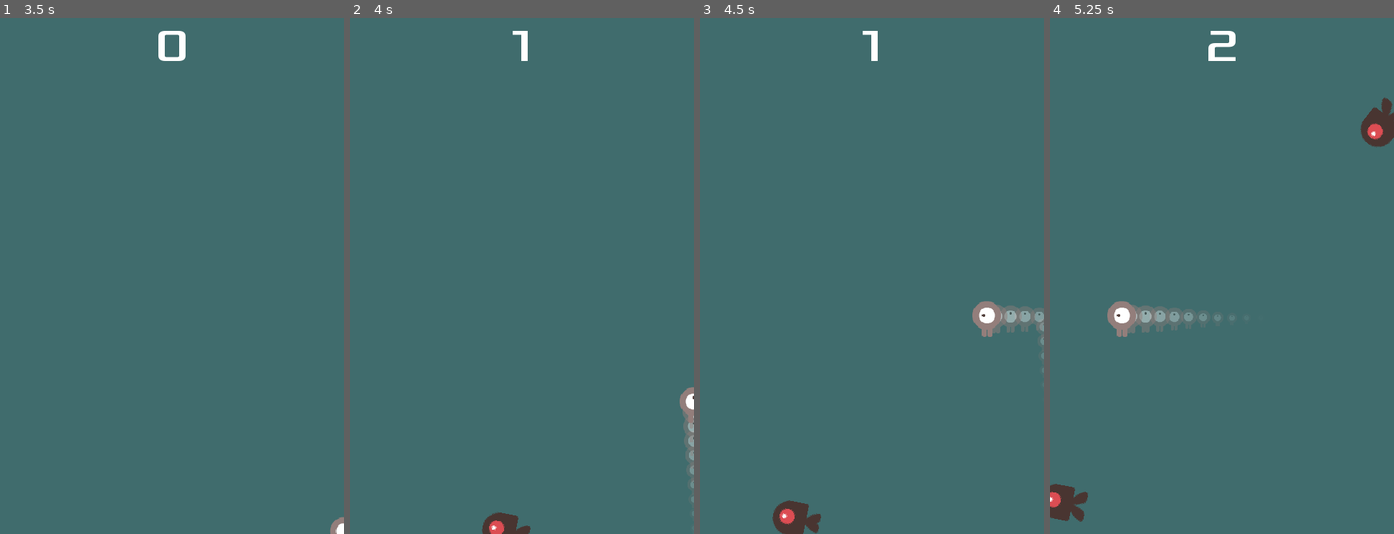
Above: before the commit, frames 1-4 (left to right).
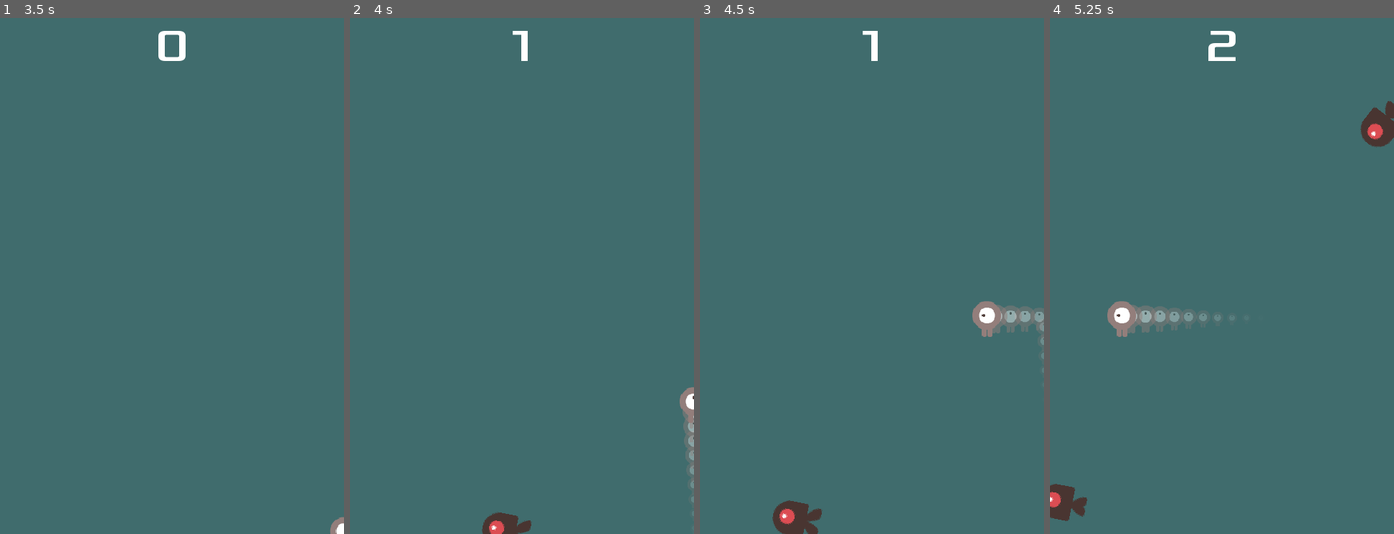
Above: after the commit, the same moments.

Repository: kidscancode/Godot3_dodge
Game: Godot game, scene res://Main.tscn
Two runs of this game, one before a commit and one after it. Both use one fixed random seed, a clock stepped at 60 frames per second and the inputs below.
Inputs:
- Up to frame 1 (3.5 s): click "Start" at 0.5 s; tap Enter at 1.25 s; hold Right (ui_right) 1.28-2.03 s; hold Down (ui_down) 2.03-2.78 s; hold Right (ui_right) from 2.78 s (still down)
- Up to frame 2 (4 s): tap Space at 3.5 s; release Right (ui_right) at 3.53 s; hold Up (ui_up) from 3.53 s (still down)
- Up to frame 3 (4.5 s): release Up (ui_up) at 4.28 s; hold Left (ui_left) from 4.28 s (still down)
- Up to frame 4 (5.25 s): keep holding Left (ui_left)

Frame 1 is identical in both runs. In frame 2, less than 0.1% of the frame differs, in the area x 48-53%, y 97-100%; in frame 3, 0.1%; in frame 4, 0.2%, in the area x 6-100%, y 15-98%.

Commit message:
Rotate mob sprite in scene instead of code

Diff:
--- a/Main.gd
+++ b/Main.gd
@@ -32,8 +32,7 @@
 	mob.position = $"MobPath/MobSpawnLocation".position
 	# add some randomness to the direction
 	direction += rand_range(-PI/4, PI/4)
-	# textures are oriented pointing up, so add 90deg
-	mob.rotation = direction + PI/2
+	mob.rotation = direction
 	mob.set_linear_velocity(Vector2(rand_range(mob.MIN_SPEED, mob.MAX_SPEED), 0).rotated(direction))
 
 func _on_StartTimer_timeout():
--- a/Mob.tscn
+++ b/Mob.tscn
@@ -1,10 +1,10 @@
 [gd_scene load_steps=10 format=2]
 
 [ext_resource path="res://Mob.gd" type="Script" id=1]
-[ext_resource path="res://art/enemySwimming_1.png" type="Texture" id=2]
-[ext_resource path="res://art/enemySwimming_2.png" type="Texture" id=3]
-[ext_resource path="res://art/enemyWalking_1.png" type="Texture" id=4]
-[ext_resource path="res://art/enemyWalking_2.png" type="Texture" id=5]
+[ext_resource path="res://art/enemyWalking_1.png" type="Texture" id=2]
+[ext_resource path="res://art/enemyWalking_2.png" type="Texture" id=3]
+[ext_resource path="res://art/enemySwimming_1.png" type="Texture" id=4]
+[ext_resource path="res://art/enemySwimming_2.png" type="Texture" id=5]
 [ext_resource path="res://art/enemyFlyingAlt_1.png" type="Texture" id=6]
 [ext_resource path="res://art/enemyFlyingAlt_2.png" type="Texture" id=7]
 
@@ -13,12 +13,12 @@
 animations = [ {
 "frames": [ ExtResource( 2 ), ExtResource( 3 ) ],
 "loop": true,
-"name": "swim",
+"name": "walk",
 "speed": 4.0
 }, {
 "frames": [ ExtResource( 4 ), ExtResource( 5 ) ],
 "loop": true,
-"name": "walk",
+"name": "swim",
 "speed": 4.0
 }, {
 "frames": [ ExtResource( 6 ), ExtResource( 7 ) ],
@@ -61,15 +61,19 @@
 
 [node name="AnimatedSprite" type="AnimatedSprite" parent="."]
 
+rotation = 1.5708
 scale = Vector2( 1.5, 1.5 )
 frames = SubResource( 1 )
 animation = "swim"
+frame = 1
 playing = true
 _sections_unfolded = [ "Transform" ]
 
 [node name="Collision" type="CollisionShape2D" parent="."]
 
+rotation = 1.5708
 shape = SubResource( 2 )
+_sections_unfolded = [ "Transform", "Visibility" ]
 
 [node name="Visibility" type="VisibilityNotifier2D" parent="."]
 
--- a/default_env.tres
+++ b/default_env.tres
@@ -24,7 +24,7 @@
 
 background_mode = 2
 background_sky = SubResource( 1 )
-background_sky_scale = 1.0
+background_sky_custom_fov = 0.0
 background_color = Color( 0, 0, 0, 1 )
 background_energy = 1.0
 background_canvas_max_layer = 0
Not shown, added: logs/log-2017-10-19-21-23-11.txt
Not shown, added: logs/log-2017-10-19-21-23-58.txt
Not shown, added: logs/log-2017-10-19-21-24-58.txt
Not shown, added: logs/log-2017-10-19-21-25-44.txt
Not shown, added: logs/log-2017-10-19-21-25-49.txt
Not shown, added: logs/log-2017-10-19-21-26-19.txt
Not shown, added: logs/log-2017-10-19-21-26-26.txt
Not shown, added: logs/log-2017-10-19-21-26-51.txt
Not shown, added: logs/log-2017-10-19-21-27-20.txt
Not shown, added: logs/log-2017-10-19-21-27-24.txt
Not shown, added: logs/log.txt
